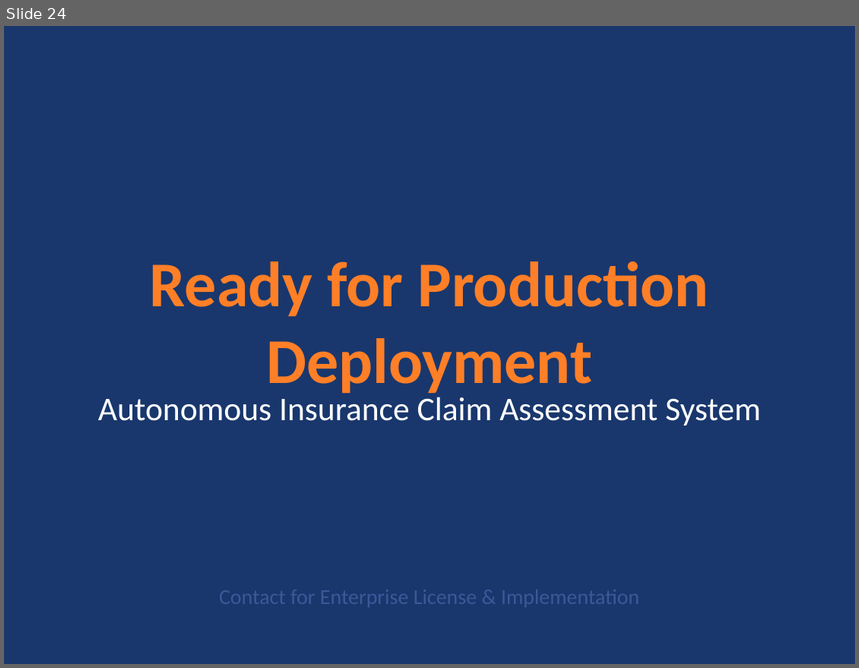
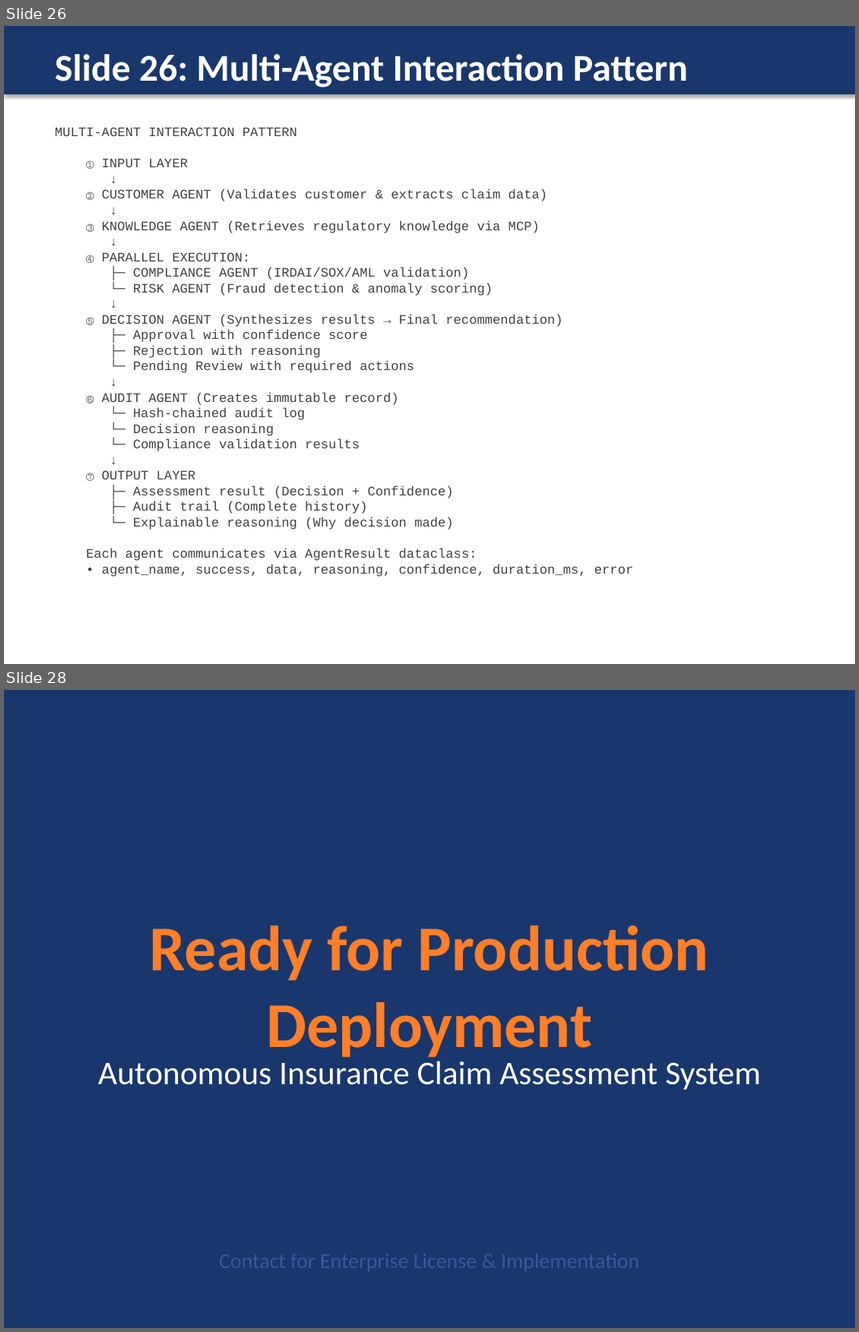
Before and after one commit to rvats01/Capstone_Project, a slide deck: docs/Insurance_Claim_Assessment_Presentation.pptx. Shown one above the other, each under a label of ours: slide 24 before the commit, slides 26 and 28 after it; the slides between them are not shown. The pictures are 859x668 and 859x1332 pixels, drawn with LibreOffice and Linux fonts; fonts in the diff are those of the drawing. Boxes give left, top, right and bottom in pixels: in the first picture for what was removed or moved away, otherwise in the second. Text is boxed around its words. In the diff, an @@ line names an element or a change of style, - is before the commit and + after.

Commit message:
Enhance presentation with 4 new visual slides (process flow, dashboard UI, agent interaction, assessment results)

```diff
--- a/docs/Insurance_Claim_Assessment_Presentation.pptx
+++ b/docs/Insurance_Claim_Assessment_Presentation.pptx
@@ slide 26 added at [4,26,855,664], background #FFFFFF @@
@@ rectangle added at [4,26,855,94], fill #19376D, outline #19376D 0.75 pt @@
@@ text added at [55,54,688,88], 32 pt, text #FFFFFF, bold @@
+Slide 26: Multi-Agent Interaction Pattern
@@ text added at [55,127,633,577], 11 pt, text #404040 @@
+MULTI-AGENT INTERACTION PATTERN
+① INPUT LAYER
+↓
+② CUSTOMER AGENT (Validates customer & extracts claim data)
+↓
+③ KNOWLEDGE AGENT (Retrieves regulatory knowledge via MCP)
+↓
+④ PARALLEL EXECUTION:
+├─ COMPLIANCE AGENT (IRDAI/SOX/AML validation)
+└─ RISK AGENT (Fraud detection & anomaly scoring)
+↓
+⑤ DECISION AGENT (Synthesizes results → Final recommendation)
+├─ Approval with confidence score
+├─ Rejection with reasoning
+└─ Pending Review with required actions
+↓
+⑥ AUDIT AGENT (Creates immutable record)
+└─ Hash-chained audit log
+└─ Decision reasoning
+└─ Compliance validation results
+↓
+⑦ OUTPUT LAYER
+├─ Assessment result (Decision + Confidence)
+├─ Audit trail (Complete history)
+└─ Explainable reasoning (Why decision made)
+Each agent communicates via AgentResult dataclass:
+• agent_name, success, data, reasoning, confidence, duration_ms, error
@@ what was slide 24 is now slide 28 @@
```
Also in this commit, not shown: 3 other slides added, 1 other file.
